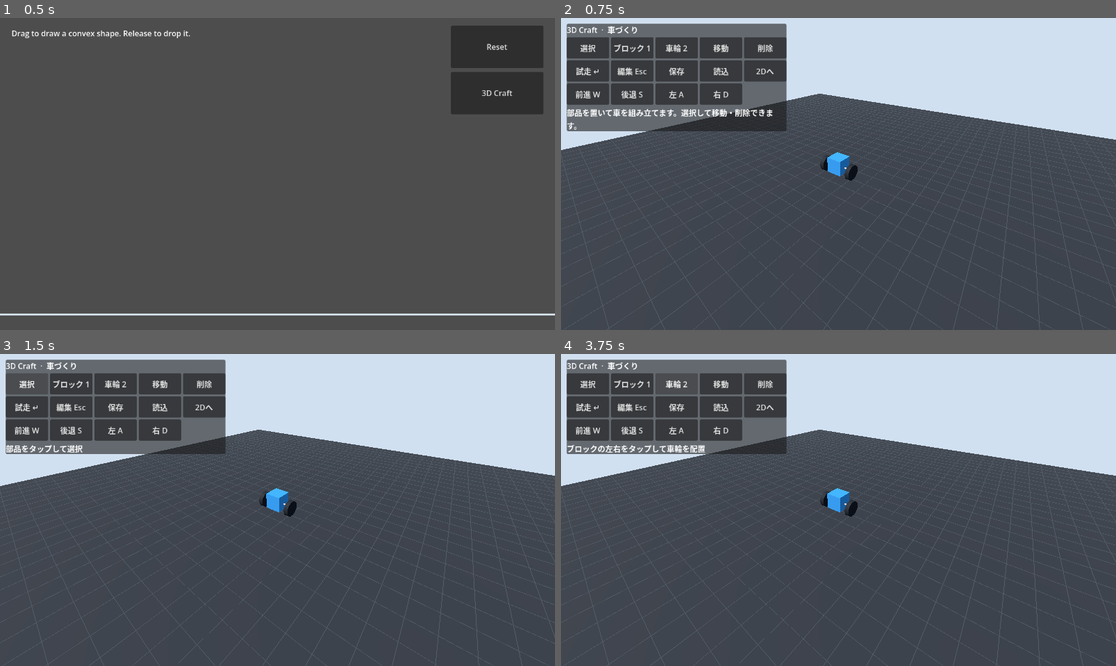
Above: before the commit, frames 1-4 (two rows, left to right).
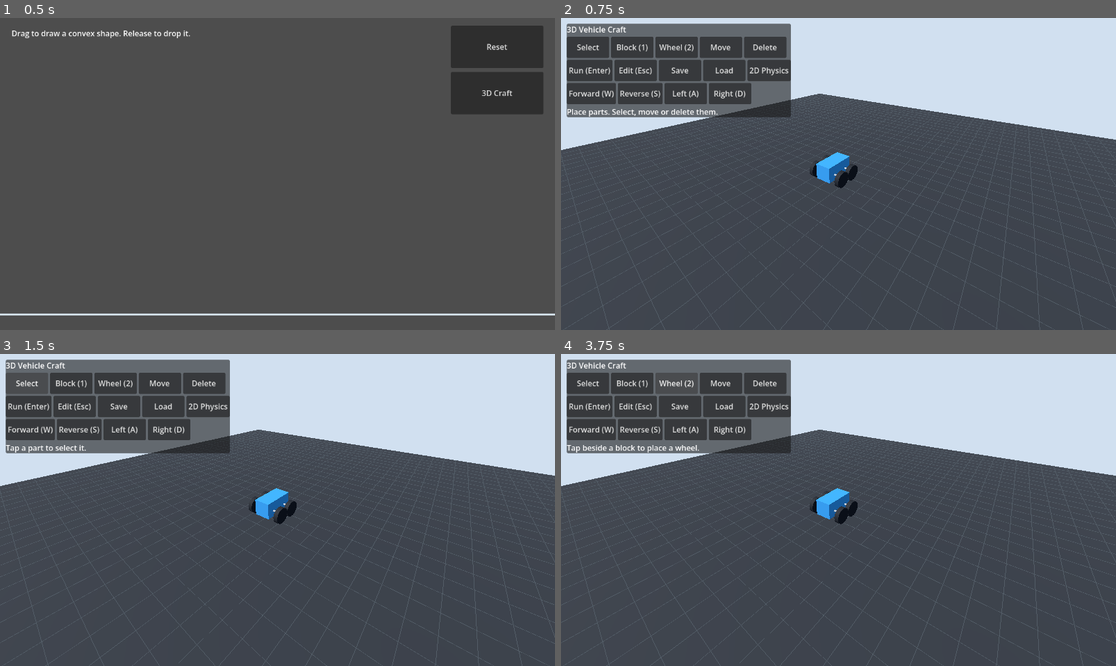
Above: after the commit, the same moments.

Repository: bundai223/game-poc
Game: Godot game, scene res://experiments/draw_physics/main.tscn
Two runs of this game, one before a commit and one after it. Both use one fixed random seed, a clock stepped at 60 frames per second and the inputs below.
Inputs (mouse positions are in pixels of both pictures, inside the frame that each line leads up to):
- Up to frame 1 (0.5 s): no input
- Up to frame 2 (0.75 s): click "3D Craft" at 0.5 s
- Up to frame 3 (1.5 s): click (27, 385) at 1.25 s, where only the run before the commit has a clickable "選択"
- Up to frame 4 (3.75 s): click (588, 382) at 2 s, where only the run after the commit has a clickable "Select"; click (633, 385) at 2.75 s, where only the run before the commit has a clickable "ブロック 1"; click (677, 385) at 3.5 s, where only the run before the commit has a clickable "車輪 2"

Frame 1 is identical in both runs. In frame 2, 5.0% of the frame differs, in the area x 1-52%, y 1-55%; in frame 3, 2.9%; in frame 4, 3.1%.

Commit message:
[Vehicle] 4輪の既定形とUIを整える

Diff:
--- a/experiments/vehicle_craft/main.gd
+++ b/experiments/vehicle_craft/main.gd
@@ -26,7 +26,7 @@
 		_load_vehicle()
 	_show_editor()
 	if not has_saved_vehicle:
-		_update_status("部品を置いて車を組み立てます。選択して移動・削除できます。")
+		_update_status("Place parts. Select, move or delete them.")
 
 
 func _unhandled_input(event: InputEvent) -> void:
@@ -134,28 +134,28 @@
 	var rows := VBoxContainer.new()
 	panel.add_child(rows)
 	var title := Label.new()
-	title.text = "3D Craft  ·  車づくり"
+	title.text = "3D Vehicle Craft"
 	rows.add_child(title)
 	var tools := HBoxContainer.new()
 	rows.add_child(tools)
-	_add_button(tools, "選択", func(): _set_tool("select"))
-	_add_button(tools, "ブロック 1", func(): _set_tool("block"))
-	_add_button(tools, "車輪 2", func(): _set_tool("wheel"))
-	_add_button(tools, "移動", func(): _set_tool("move"))
-	_add_button(tools, "削除", _delete_selected)
+	_add_button(tools, "Select", func(): _set_tool("select"))
+	_add_button(tools, "Block (1)", func(): _set_tool("block"))
+	_add_button(tools, "Wheel (2)", func(): _set_tool("wheel"))
+	_add_button(tools, "Move", func(): _set_tool("move"))
+	_add_button(tools, "Delete", _delete_selected)
 	var actions := HBoxContainer.new()
 	rows.add_child(actions)
-	_add_button(actions, "試走 ↵", _start_trial)
-	_add_button(actions, "編集 Esc", _return_to_edit)
-	_add_button(actions, "保存", _save_vehicle)
-	_add_button(actions, "読込", _load_vehicle)
-	_add_button(actions, "2Dへ", _open_drawing_demo)
+	_add_button(actions, "Run (Enter)", _start_trial)
+	_add_button(actions, "Edit (Esc)", _return_to_edit)
+	_add_button(actions, "Save", _save_vehicle)
+	_add_button(actions, "Load", _load_vehicle)
+	_add_button(actions, "2D Physics", _open_drawing_demo)
 	var driving := HBoxContainer.new()
 	rows.add_child(driving)
-	_add_drive_button(driving, "前進 W", "forward")
-	_add_drive_button(driving, "後退 S", "back")
-	_add_drive_button(driving, "左 A", "left")
-	_add_drive_button(driving, "右 D", "right")
+	_add_drive_button(driving, "Forward (W)", "forward")
+	_add_drive_button(driving, "Reverse (S)", "back")
+	_add_drive_button(driving, "Left (A)", "left")
+	_add_drive_button(driving, "Right (D)", "right")
 	_status = Label.new()
 	_status.autowrap_mode = TextServer.AUTOWRAP_WORD_SMART
 	rows.add_child(_status)
@@ -199,7 +199,7 @@
 	if _tool == "select":
 		_selected_id = hit_id
 		_refresh_editor()
-		_update_status("選択中: %s" % _selected_id if not _selected_id.is_empty() else "部品をタップして選択")
+		_update_status("Selected: %s" % _selected_id if not _selected_id.is_empty() else "Tap a part to select it.")
 	elif _tool == "move" and not _selected_id.is_empty() and hit_id.is_empty():
 		_move_selected(hit.position)
 	elif _tool in ["block", "wheel"] and hit_id.is_empty():
@@ -210,7 +210,7 @@
 	var cell := Vector3(roundf(hit_position.x / GRID_SIZE), 0.75 if kind == "block" else 0.5, roundf(hit_position.z / GRID_SIZE))
 	for part in _vehicle.parts:
 		if Vector2(part.transform.origin.x, part.transform.origin.z).distance_to(Vector2(cell.x, cell.z)) < 0.1:
-			_update_status("その場所にはすでに部品があります")
+			_update_status("That space is occupied.")
 			return
 	var part_id := _next_part_id(kind)
 	var part = PartData.new(part_id, Transform3D(Basis.IDENTITY, cell), kind)
@@ -223,7 +223,7 @@
 			has_blocks = has_blocks or existing.kind == "block"
 		if has_blocks and neighbors.is_empty():
 			_vehicle.remove_part(part_id)
-			_update_status("ブロックは既存ブロックの隣に置いてください")
+			_update_status("Place blocks next to the frame.")
 			return
 		_vehicle.connections.clear()
 		_rebuild_connections()
@@ -231,12 +231,12 @@
 		var neighbor = _wheel_mount(part)
 		if neighbor == null:
 			_vehicle.remove_part(part_id)
-			_update_status("車輪はブロックの左右に置いてください")
+			_update_status("Place wheels beside a block.")
 			return
 		_vehicle.add_connection(neighbor.id, part.id, "hinge")
 	_selected_id = part_id
 	_refresh_editor()
-	_update_status("%sを配置しました" % ("ブロック" if kind == "block" else "車輪"))
+	_update_status("Placed %s." % ("block" if kind == "block" else "wheel"))
 
 
 func _move_selected(hit_position: Vector3) -> void:
@@ -247,7 +247,7 @@
 	var new_origin := Vector3(roundf(hit_position.x / GRID_SIZE), previous.origin.y, roundf(hit_position.z / GRID_SIZE))
 	for other in _vehicle.parts:
 		if other.id != part.id and Vector2(other.transform.origin.x, other.transform.origin.z).distance_to(Vector2(new_origin.x, new_origin.z)) < 0.1:
-			_update_status("その場所にはすでに部品があります")
+			_update_status("That space is occupied.")
 			return
 	part.transform = Transform3D(previous.basis, new_origin)
 	_vehicle.connections.clear()
@@ -270,10 +270,10 @@
 		part.transform = previous
 		_vehicle.connections.clear()
 		_rebuild_connections()
-		_update_status("ブロックとの接続を保てる場所へ移動してください")
+		_update_status("Move it where all parts stay connected.")
 		return
 	_refresh_editor()
-	_update_status("部品を移動しました")
+	_update_status("Part moved.")
 
 
 func _rebuild_connections() -> void:
@@ -324,19 +324,19 @@
 		return
 	_selected_id = ""
 	_refresh_editor()
-	_update_status("選択した部品を削除しました")
+	_update_status("Selected part deleted.")
 
 
 func _set_tool(tool: String) -> void:
 	_tool = tool
-	_update_status({"select": "部品をタップして選択", "block": "地面をタップしてブロックを配置", "wheel": "ブロックの左右をタップして車輪を配置", "move": "移動する部品を選び、置き先をタップ"}[tool])
+	_update_status({"select": "Tap a part to select it.", "block": "Tap the ground to place a block.", "wheel": "Tap beside a block to place a wheel.", "move": "Select a part, then tap its destination."}[tool])
 
 
 func _start_trial() -> void:
 	if _running:
 		return
 	if not _vehicle.can_drive():
-		_update_status("試走にはブロック1個以上と、ブロックにつながった車輪2個以上が必要です")
+		_update_status("Trial needs a connected frame and at least two mounted wheels.")
 		return
 	if _preview != null:
 		_preview.queue_free()
@@ -345,7 +345,7 @@
 	add_child(_runtime)
 	_chassis = _runtime.get_node("Chassis")
 	_running = true
-	_update_status("W/Sで前後、A/Dで旋回します。ボタンも使えます。編集で改造に戻れます。")
+	_update_status("Drive with W/S and steer with A/D or the buttons. Edit to rebuild.")
 
 
 func _return_to_edit() -> void:
@@ -357,7 +357,7 @@
 	_runtime = null
 	_chassis = null
 	_show_editor()
-	_update_status("編集に戻りました。部品を追加・移動・削除して再試走できます。")
+	_update_status("Back to edit. Add, move or delete parts, then run another trial.")
 
 
 func _refresh_editor() -> void:
@@ -370,33 +370,33 @@
 func _save_vehicle() -> bool:
 	var file := FileAccess.open(SAVE_PATH, FileAccess.WRITE)
 	if file == null:
-		_update_status("保存できませんでした: %s" % error_string(FileAccess.get_open_error()))
+		_update_status("Save failed: %s" % error_string(FileAccess.get_open_error()))
 		return false
 	file.store_string(_vehicle.to_json())
 	if file.get_error() != OK:
-		_update_status("保存できませんでした")
+		_update_status("Save failed.")
 		return false
-	_update_status("車を保存しました")
+	_update_status("Vehicle saved.")
 	return true
 
 
 func _load_vehicle() -> void:
 	if not FileAccess.file_exists(SAVE_PATH):
-		_update_status("保存データがありません")
+		_update_status("No saved vehicle.")
 		return
 	var file := FileAccess.open(SAVE_PATH, FileAccess.READ)
 	if file == null:
-		_update_status("保存データを読めませんでした")
+		_update_status("Could not read saved vehicle.")
 		return
 	var restored = VehicleData.from_json(file.get_as_text())
 	if restored == null:
-		_update_status("保存データが壊れているため、現在の車を維持します")
+		_update_status("Saved vehicle is invalid. Current vehicle kept.")
 		return
 	_vehicle = restored
 	_selected_id = ""
 	if _preview != null:
 		_refresh_editor()
-	_update_status("車を読み込みました")
+	_update_status("Vehicle loaded.")
 
 
 func _open_drawing_demo() -> void:
--- a/experiments/vehicle_craft/vehicle_data.gd
+++ b/experiments/vehicle_craft/vehicle_data.gd
@@ -9,10 +9,16 @@
 static func create_starter():
 	var vehicle = new()
 	vehicle.add_part(PartData.new("block-1", Transform3D(Basis.IDENTITY, Vector3(0, 0.75, 0)), "block"))
+	vehicle.add_part(PartData.new("block-2", Transform3D(Basis.IDENTITY, Vector3(0, 0.75, 1)), "block"))
 	vehicle.add_part(PartData.new("wheel-1", Transform3D(Basis.IDENTITY, Vector3(-1, 0.5, 0)), "wheel"))
 	vehicle.add_part(PartData.new("wheel-2", Transform3D(Basis.IDENTITY, Vector3(1, 0.5, 0)), "wheel"))
+	vehicle.add_part(PartData.new("wheel-3", Transform3D(Basis.IDENTITY, Vector3(-1, 0.5, 1)), "wheel"))
+	vehicle.add_part(PartData.new("wheel-4", Transform3D(Basis.IDENTITY, Vector3(1, 0.5, 1)), "wheel"))
+	vehicle.add_connection("block-1", "block-2", "fixed")
 	vehicle.add_connection("block-1", "wheel-1", "hinge")
 	vehicle.add_connection("block-1", "wheel-2", "hinge")
+	vehicle.add_connection("block-2", "wheel-3", "hinge")
+	vehicle.add_connection("block-2", "wheel-4", "hinge")
 	return vehicle
 
 
@@ -126,6 +132,8 @@
 			return null
 		if not vehicle.add_connection(item.a, item.b, item.kind):
 			return null
+	if vehicle._is_legacy_starter():
+		return create_starter()
 	return vehicle
 
 
@@ -135,6 +143,25 @@
 			continue
 		var other_id: String = connection.b if connection.a == part_id else connection.a if connection.b == part_id else ""
 		if not other_id.is_empty() and find_part(other_id).kind == "block":
+			return true
+	return false
+
+
+func _is_legacy_starter() -> bool:
+	if parts.size() != 3 or connections.size() != 2:
+		return false
+	var block = find_part("block-1")
+	var left_wheel = find_part("wheel-1")
+	var right_wheel = find_part("wheel-2")
+	return block != null and block.kind == "block" and block.transform.origin.is_equal_approx(Vector3(0, 0.75, 0)) and block.transform.basis.is_equal_approx(Basis.IDENTITY) \
+		and left_wheel != null and left_wheel.kind == "wheel" and left_wheel.transform.origin.is_equal_approx(Vector3(-1, 0.5, 0)) and left_wheel.transform.basis.is_equal_approx(Basis.IDENTITY) \
+		and right_wheel != null and right_wheel.kind == "wheel" and right_wheel.transform.origin.is_equal_approx(Vector3(1, 0.5, 0)) and right_wheel.transform.basis.is_equal_approx(Basis.IDENTITY) \
+		and _has_hinge("wheel-1") and _has_hinge("wheel-2")
+
+
+func _has_hinge(part_id: String) -> bool:
+	for connection in connections:
+		if connection.kind == "hinge" and ((connection.a == "block-1" and connection.b == part_id) or (connection.a == part_id and connection.b == "block-1")):
 			return true
 	return false
 
--- a/tests/test_vehicle_craft.gd
+++ b/tests/test_vehicle_craft.gd
@@ -11,16 +11,20 @@
 	var buttons := demo.find_children("*", "Button", true, false)
 	var run_button: Button
 	var edit_button: Button
+	var return_button: Button
 	for node in buttons:
-		if node.text == "試走 ↵":
+		if node.text == "Run (Enter)":
 			run_button = node
-		elif node.text == "編集 Esc":
+		elif node.text == "Edit (Esc)":
 			edit_button = node
+		elif node.text == "2D Physics":
+			return_button = node
 	assert_object(run_button).is_not_null()
 	assert_object(edit_button).is_not_null()
+	assert_object(return_button).is_not_null()
 	run_button.pressed.emit()
 	assert_bool(demo._running).is_true()
-	assert_int(demo._runtime.find_children("*", "HingeJoint3D", true, false).size()).is_equal(2)
+	assert_int(demo._runtime.find_children("*", "HingeJoint3D", true, false).size()).is_equal(4)
 	edit_button.pressed.emit()
 	assert_bool(demo._running).is_false()
 	assert_object(demo._preview).is_not_null()
@@ -33,7 +37,7 @@
 	demo._start_trial()
 	var forward_button: Button
 	for node in demo.find_children("*", "Button", true, false):
-		if node.text == "前進 W":
+		if node.text == "Forward (W)":
 			forward_button = node
 	assert_object(forward_button).is_not_null()
 	var wheel: RigidBody3D = demo._runtime.get_node("Wheel_wheel-1")
@@ -46,7 +50,7 @@
 	assert_bool(absf(wheel.angular_velocity.x) > 0.1).is_true()
 	var right_button: Button
 	for node in demo.find_children("*", "Button", true, false):
-		if node.text == "右 D":
+		if node.text == "Right (D)":
 			right_button = node
 	assert_object(right_button).is_not_null()
 	var heading: float = demo._chassis.rotation.y
@@ -62,16 +66,16 @@
 	var demo := VehicleCraft.instantiate()
 	add_child(demo)
 	await get_tree().process_frame
-	demo._place_part(Vector3(0, 0, 1), "block")
+	demo._place_part(Vector3(0, 0, -1), "block")
 	var block = demo._vehicle.find_part("block-3")
 	assert_object(block).is_not_null()
 	demo._selected_id = block.id
-	demo._move_selected(Vector3(0, 0, -1))
-	assert_bool(block.transform.origin.is_equal_approx(Vector3(0, 0.75, -1))).is_true()
-	demo._place_part(Vector3(1, 0, -1), "wheel")
+	demo._move_selected(Vector3(0, 0, 2))
+	assert_bool(block.transform.origin.is_equal_approx(Vector3(0, 0.75, 2))).is_true()
+	demo._place_part(Vector3(1, 0, 2), "wheel")
 	var wheel
 	for part in demo._vehicle.parts:
-		if part.kind == "wheel" and part.id not in ["wheel-1", "wheel-2"]:
+		if part.kind == "wheel" and part.id not in ["wheel-1", "wheel-2", "wheel-3", "wheel-4"]:
 			wheel = part
 	assert_object(wheel).is_not_null()
 	assert_bool(demo._vehicle.can_drive()).is_true()
--- a/tests/test_vehicle_data.gd
+++ b/tests/test_vehicle_data.gd
@@ -5,14 +5,14 @@
 const VehicleAdapter = preload("res://experiments/vehicle_craft/vehicle_adapter.gd")
 
 
-func test_starter_vehicle_has_a_fixed_frame_and_two_hinged_wheels() -> void:
+func test_starter_vehicle_has_a_two_block_frame_and_four_hinged_wheels() -> void:
 	var vehicle = VehicleData.create_starter()
-	assert_int(vehicle.parts.size()).is_equal(3)
-	assert_int(vehicle.connections.size()).is_equal(2)
+	assert_int(vehicle.parts.size()).is_equal(6)
+	assert_int(vehicle.connections.size()).is_equal(5)
 	assert_bool(vehicle.can_drive()).is_true()
 	var runtime = VehicleAdapter.create_runtime_vehicle(vehicle)
-	assert_int(runtime.find_children("*", "RigidBody3D", true, false).size()).is_equal(3)
-	assert_int(runtime.find_children("*", "HingeJoint3D", true, false).size()).is_equal(2)
+	assert_int(runtime.find_children("*", "RigidBody3D", true, false).size()).is_equal(5)
+	assert_int(runtime.find_children("*", "HingeJoint3D", true, false).size()).is_equal(4)
 	runtime.free()
 
 
@@ -31,9 +31,34 @@
 	assert_bool(restored.can_drive()).is_true()
 
 
+func test_legacy_two_wheel_starter_migrates_to_four_wheels() -> void:
+	var legacy = VehicleData.new()
+	legacy.add_part(PartData.new("block-1", Transform3D(Basis.IDENTITY, Vector3(0, 0.75, 0)), "block"))
+	legacy.add_part(PartData.new("wheel-1", Transform3D(Basis.IDENTITY, Vector3(-1, 0.5, 0)), "wheel"))
+	legacy.add_part(PartData.new("wheel-2", Transform3D(Basis.IDENTITY, Vector3(1, 0.5, 0)), "wheel"))
+	legacy.add_connection("block-1", "wheel-1", "hinge")
+	legacy.add_connection("block-1", "wheel-2", "hinge")
+	var restored = VehicleData.from_json(legacy.to_json())
+	assert_int(restored.parts.size()).is_equal(6)
+	assert_int(restored.connections.size()).is_equal(5)
+	assert_bool(restored.can_drive()).is_true()
+
+
+func test_customized_legacy_vehicle_is_not_replaced_during_migration() -> void:
+	var vehicle = VehicleData.new()
+	vehicle.add_part(PartData.new("block-1", Transform3D(Basis.IDENTITY, Vector3(0, 0.75, 0)), "block"))
+	vehicle.add_part(PartData.new("wheel-1", Transform3D(Basis.IDENTITY, Vector3(-2, 0.5, 0)), "wheel"))
+	vehicle.add_part(PartData.new("wheel-2", Transform3D(Basis.IDENTITY, Vector3(2, 0.5, 0)), "wheel"))
+	vehicle.add_connection("block-1", "wheel-1", "hinge")
+	vehicle.add_connection("block-1", "wheel-2", "hinge")
+	var restored = VehicleData.from_json(vehicle.to_json())
+	assert_int(restored.parts.size()).is_equal(3)
+	assert_bool(restored.find_part("wheel-1").transform.origin.is_equal_approx(Vector3(-2, 0.5, 0))).is_true()
+
+
 func test_unconnected_frame_blocks_cannot_drive() -> void:
 	var vehicle = VehicleData.create_starter()
-	vehicle.add_part(PartData.new("block-2", Transform3D(Basis.IDENTITY, Vector3(4, 0.5, 0)), "block"))
+	vehicle.add_part(PartData.new("block-3", Transform3D(Basis.IDENTITY, Vector3(4, 0.5, 0)), "block"))
 	assert_bool(vehicle.can_drive()).is_false()
 
 
@@ -50,8 +75,8 @@
 func test_removing_a_wheel_removes_its_hinge_connection() -> void:
 	var vehicle = VehicleData.create_starter()
 	assert_bool(vehicle.remove_part("wheel-1")).is_true()
-	assert_int(vehicle.connections.size()).is_equal(1)
-	assert_bool(vehicle.can_drive()).is_false()
+	assert_int(vehicle.connections.size()).is_equal(4)
+	assert_bool(vehicle.can_drive()).is_true()
 
 
 func test_connections_require_known_parts_and_compatible_types() -> void:
Not shown, added: raw/issues/2026-11-12_34/vehicle-4wheel-ui-verification.md
Not shown, added: raw/issues/2026-11-12_34/vehicle-4wheel-ui.md
Not shown, changed: wiki/pages/experiments/3D物理クラフト.md
Not shown, changed: wiki/pages/experiments/index.md
Not shown, changed: wiki/pages/experiments/log.md
